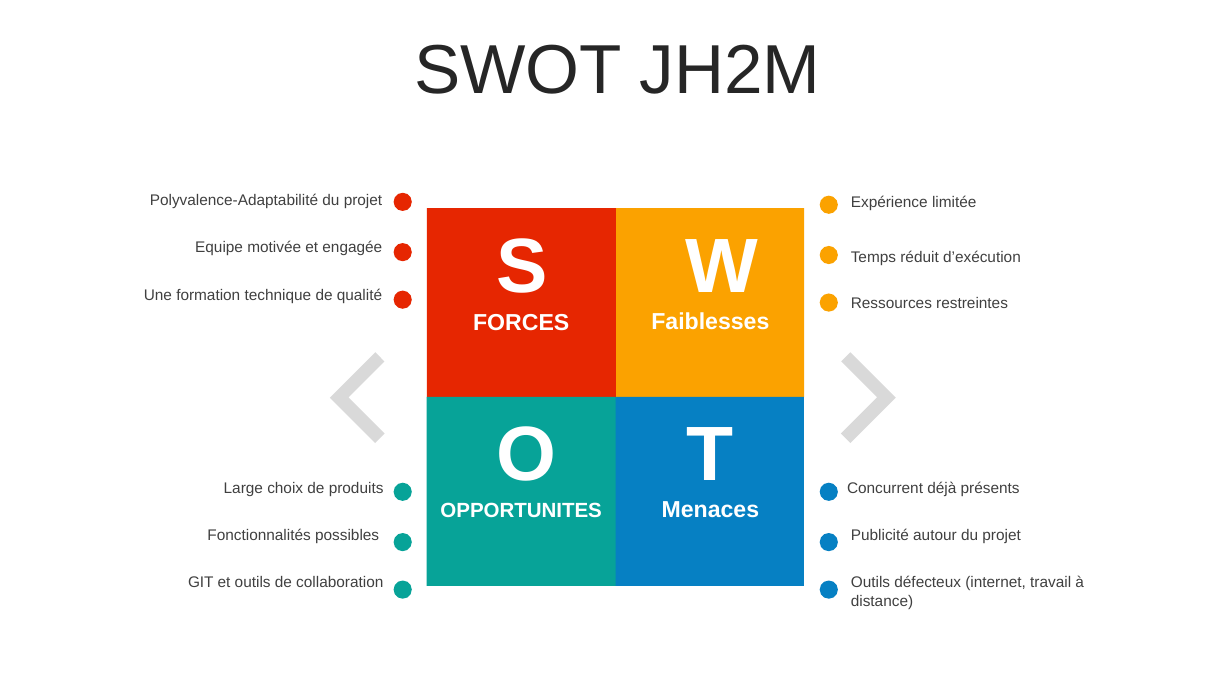
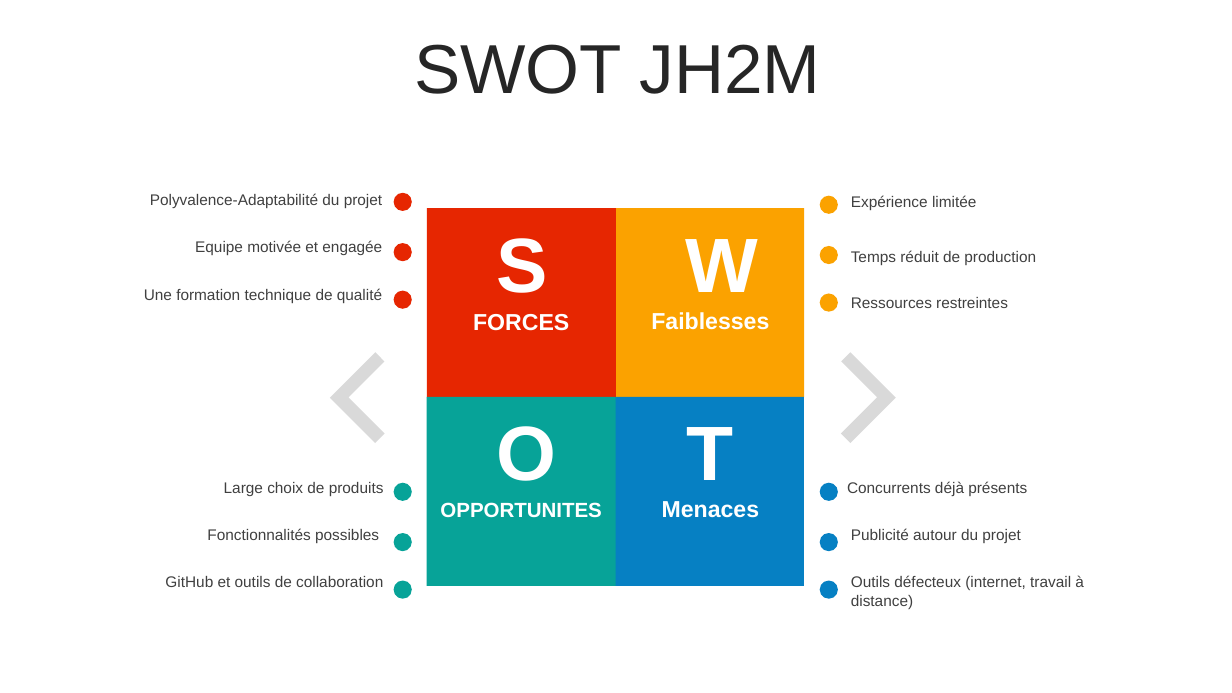
Before and after one commit to MaximeFerrand/E-Shop, a slide deck: slide 7 of PPT/Présentation1.pptx. Drawn at 1232x693 pixels with LibreOffice and Linux fonts; fonts in the diff are those of the drawing. Boxes give left, top, right and bottom in pixels: in the first picture for what was removed or moved away, otherwise in the second. Text is boxed around its words. In the diff, an @@ line names an element or a change of style, - is before the commit and + after.

Commit message:
preZ

```diff
--- a/PPT/Présentation1.pptx
+++ b/PPT/Présentation1.pptx
@@ text at box(851, 250, 1036, 265): text changed @@
-Temps réduit d’exécution
+Temps réduit de production
@@ text at box(847, 481, 1027, 496): text changed @@
-Concurrent déjà présents
+Concurrents déjà présents
@@ text at box(165, 576, 383, 587): text changed @@
-GIT et outils de collaboration
+GitHub et outils de collaboration
```
Also in this commit, not shown: 8 other slides changed, 1 slide added.
